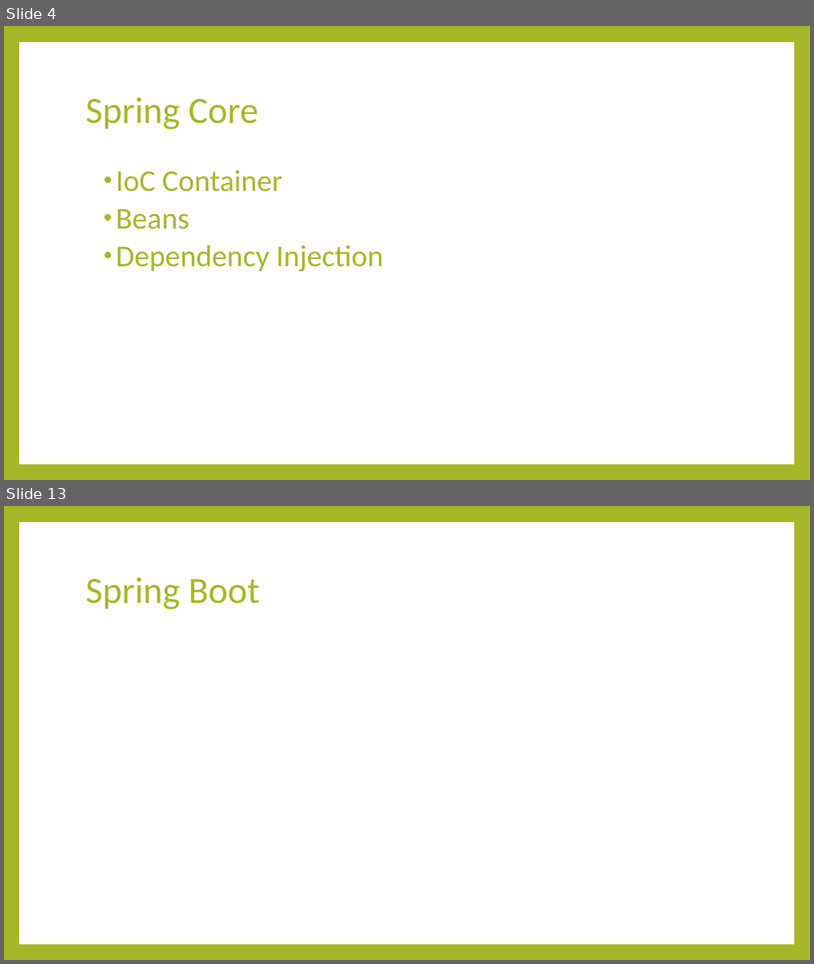
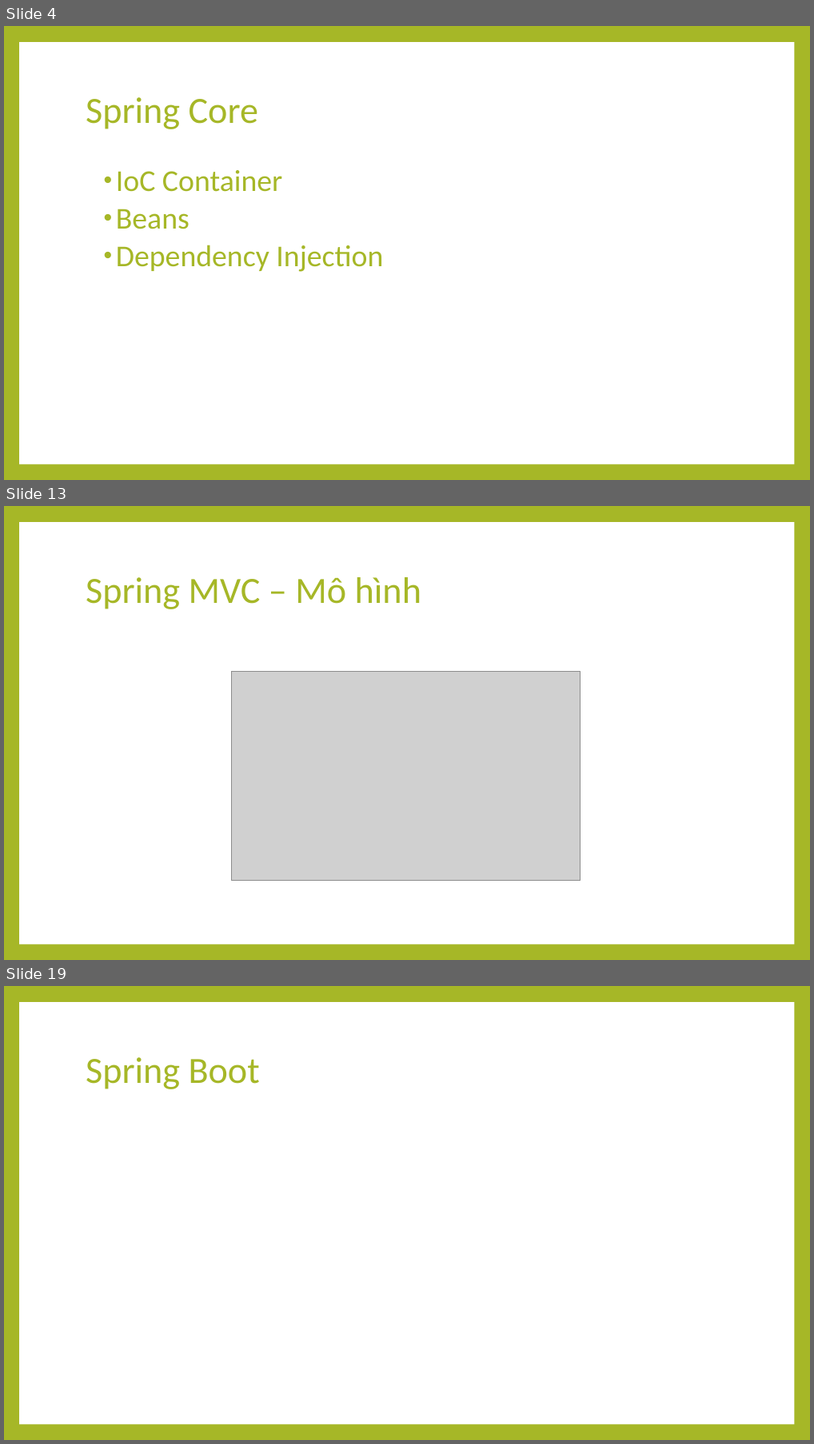
Before and after one commit to thaolt007/spring-doc, a slide deck: Spring.pptx. Shown one above the other, each under a label of ours: slides 4 and 13 before the commit, slides 4, 13 and 19 after it; the slides between them are not shown. The pictures are 814x964 and 814x1444 pixels, drawn with LibreOffice and Linux fonts; fonts in the diff are those of the drawing; grey boxes stand for pictures. Boxes give left, top, right and bottom in pixels: in the first picture for what was removed or moved away, otherwise in the second. Text is boxed around its words. In the diff, an @@ line names an element or a change of style, - is before the commit and + after.

```diff
--- a/Spring.pptx
+++ b/Spring.pptx
@@ slide 13 added at box(4, 506, 810, 960), background #A6B727; not listed: 1 template element that a slide beside it also shows @@
@@ title added at box(86, 577, 422, 609), 44 pt, text #A6B727 @@
+Spring MVC – Mô hình
@@ picture added at box(231, 671, 581, 880) @@
@@ what was slide 13 is now slide 19 @@
```
Also in this commit, not shown: 8 slides changed, 5 other slides added, 3 other files.
